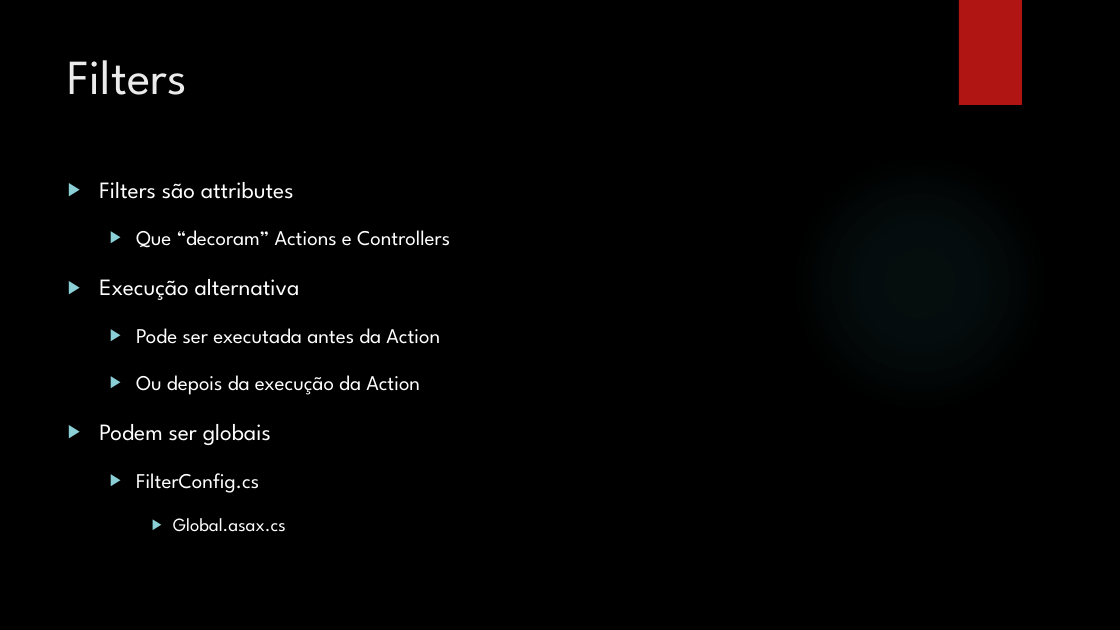
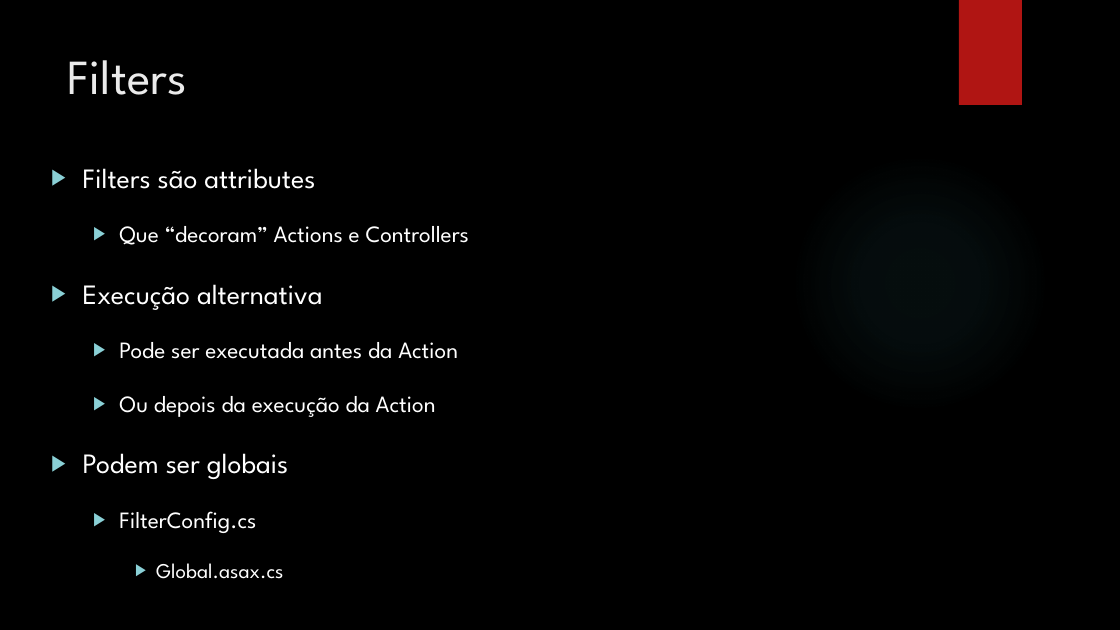
Before and after one commit to leolana/AspnetMvcLab, a slide deck: slide 31 of Presentation/AspNetMvc.pptx (slide 28 before the commit). Drawn at 1120x630 pixels with LibreOffice and Linux fonts; fonts in the diff are those of the drawing; background and template pictures are left out. Boxes give left, top, right and bottom in pixels: in the first picture for what was removed or moved away, otherwise in the second. Text is boxed around its words. In the diff, an @@ line names an element or a change of style, - is before the commit and + after.

```diff
--- a/Presentation/AspNetMvc.pptx
+++ b/Presentation/AspNetMvc.pptx
@@ text "Filters são attributes": place and size @@
-text "Filters são attributes" at (99,182,450,532)
+text "Filters são attributes" at (83,168,470,533)
@@ text "Filters são attributes" at (83,168,470,533): size 20 to 24 pt in "Filters são attributes", "Execução alternativa", "Podem ser globais"; size 18 to 20 pt in "Que “decoram” Actions e Controllers", "Pode ser executada antes da Action", "Ou depois da execução da Action", "FilterConfig.cs"; size 16 to 18 pt in "Global.asax.cs"; line spacing 1.4 to 1.5 @@
```
Also in this commit, not shown: 16 other slides changed, 4 slides added, 1 slide removed.
